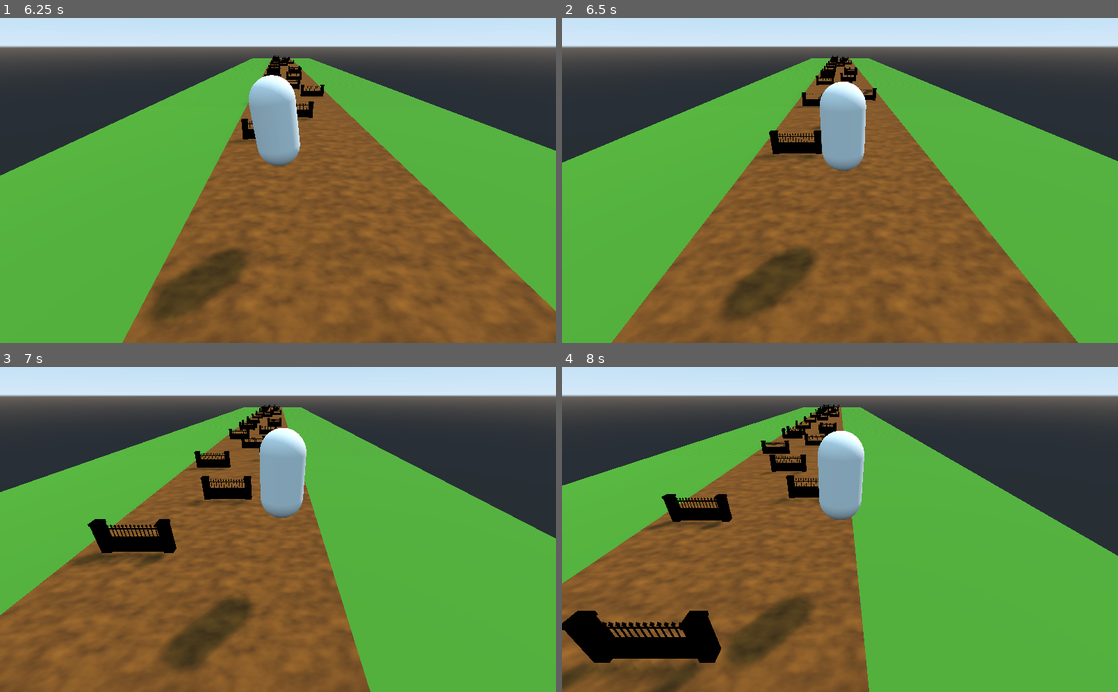
Above: before the commit, frames 1-4 (two rows, left to right).
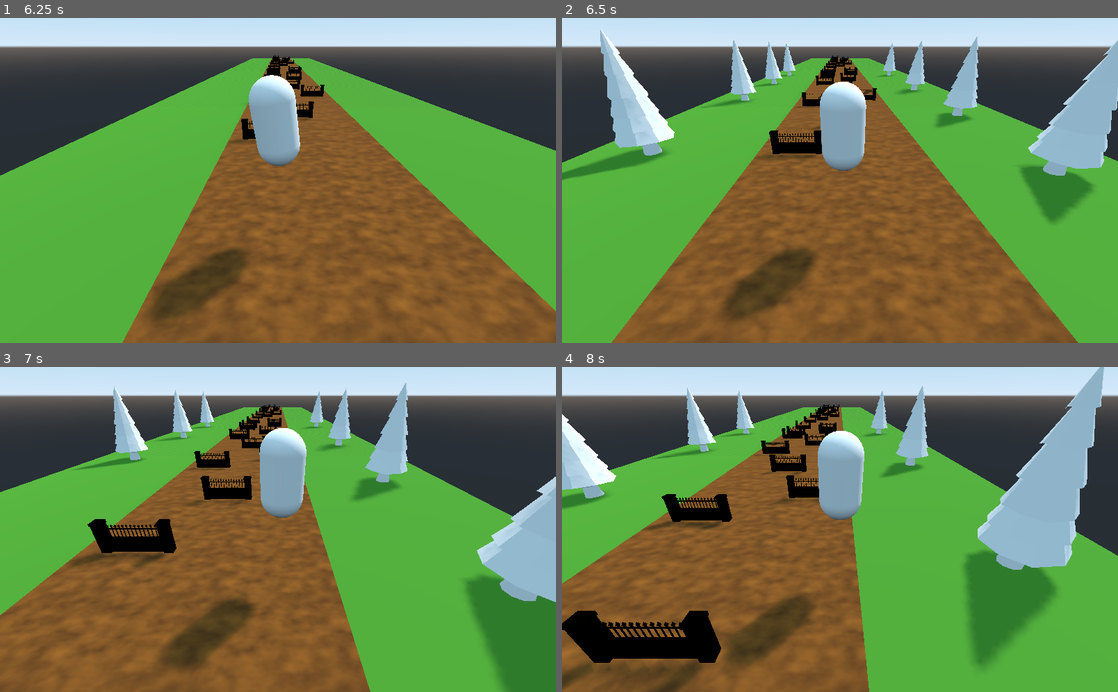
Above: after the commit, the same moments.

Repository: HELMISALMELIN/2022GODOT_RUNNER
Game: Godot game, scene res://Main.tscn
Same seed, same stepped clock (60 frames per second), same inputs: the game is played once before the commit and once after it.
Inputs:
- Up to frame 1 (6.25 s): hold D (move_right) 0.53-1.28 s; tap Space (jump) at 0.77, 1.52, 3.02, 3.77, 4.52, 6.02 s; hold A (move_left) 1.28-2.03 s; hold D (move_right) 2.03-3.53 s; hold A (move_left) 3.53-5.78 s; hold D (move_right) from 5.78 s (still down)
- Up to frame 2 (6.5 s): keep holding D (move_right)
- Up to frame 3 (7 s): keep holding D (move_right); tap Space (jump) at 6.77 s
- Up to frame 4 (8 s): keep holding D (move_right); tap Space (jump) at 7.52 s

Frame 1 is identical in both runs. In frame 2, 9.7% of the frame differs, in the area x 0-100%, y 3-64%; in frame 3, 11%; in frame 4, 13%, in the area x 0-98%, y 0-94%.

Commit message:
tien siirto

Diff:
--- a/Main.gd
+++ b/Main.gd
@@ -20,10 +20,21 @@
 	randomize()
 	for i in range(initial_road_count):
 		var road = make_random_road()
-		road.translation.z = -(i+1) * 50
+		road.translation.z = -(i+1) * RoadBase.LENGTH
 		add_child(road)
 
+# warning-ignore:unused_argument
 func _physics_process(delta):
+	if player.translation.z < -RoadBase.LENGTH:
+		player.translation.z += RoadBase.LENGTH
+
+		for child in get_children():
+			var road = child as RoadBase
+			if road:
+				road.translation.z += RoadBase.LENGTH
+				if road.translation.z > RoadBase.LENGTH:
+					road.queue_free()
+
 	camera_pivot.translation = player.translation
 	camera_pivot.translation.y = 0
 
--- a/Main.tscn
+++ b/Main.tscn
@@ -8,9 +8,11 @@
 script = ExtResource( 3 )
 
 [node name="RoadStart" parent="." instance=ExtResource( 1 )]
+script = null
 
 [node name="RoadStart2" parent="." instance=ExtResource( 1 )]
 transform = Transform( 1, 0, 0, 0, 1, 0, 0, 0, 1, 0, 0, 50 )
+script = null
 
 [node name="Player" parent="." instance=ExtResource( 2 )]
 
--- a/Road1.tscn
+++ b/Road1.tscn
@@ -31,3 +31,5 @@
 [node name="lowpolytree" type="MeshInstance" parent="enviroment" index="0"]
 transform = Transform( 1, 0, 0, 0, 1, 0, 0, 0, 1, 9.5029, 2.03477, -39.7504 )
 mesh = ExtResource( 3 )
+material/0 = null
+material/1 = null
--- /dev/null
+++ b/RoadBase.gd
@@ -0,0 +1,3 @@
+class_name RoadBase
+extends Spatial
+const LENGTH: float = 50.0
--- a/Roadstart.tscn
+++ b/Roadstart.tscn
@@ -8,31 +8,47 @@
 [node name="lowpolytree" type="MeshInstance" parent="." index="1"]
 transform = Transform( 1, 0, 0, 0, 1, 0, 0, 0, 1, 8.79747, 2.32737, -5.40235 )
 mesh = ExtResource( 2 )
+material/0 = null
+material/1 = null
 
 [node name="lowpolytree2" type="MeshInstance" parent="." index="2"]
 transform = Transform( 1, 0, 0, 0, 1, 0, 0, 0, 1, 8.79747, 2.32737, -14.6394 )
 mesh = ExtResource( 2 )
+material/0 = null
+material/1 = null
 
 [node name="lowpolytree3" type="MeshInstance" parent="." index="3"]
 transform = Transform( 1, 0, 0, 0, 1, 0, 0, 0, 1, 8.79747, 2.32737, -26.488 )
 mesh = ExtResource( 2 )
+material/0 = null
+material/1 = null
 
 [node name="lowpolytree4" type="MeshInstance" parent="." index="4"]
 transform = Transform( 1, 0, 0, 0, 1, 0, 0, 0, 1, 8.79747, 2.32737, -42.8226 )
 mesh = ExtResource( 2 )
+material/0 = null
+material/1 = null
 
 [node name="lowpolytree5" type="MeshInstance" parent="." index="5"]
 transform = Transform( 1, 0, 0, 0, 1, 0, 0, 0, 1, -9.20253, 2.32737, -42.8226 )
 mesh = ExtResource( 2 )
+material/0 = null
+material/1 = null
 
 [node name="lowpolytree6" type="MeshInstance" parent="." index="6"]
 transform = Transform( 1, 0, 0, 0, 1, 0, 0, 0, 1, -9.20253, 2.32737, -31.5233 )
 mesh = ExtResource( 2 )
+material/0 = null
+material/1 = null
 
 [node name="lowpolytree7" type="MeshInstance" parent="." index="7"]
 transform = Transform( 1, 0, 0, 0, 1, 0, 0, 0, 1, -9.20253, 2.32737, -20.2047 )
 mesh = ExtResource( 2 )
+material/0 = null
+material/1 = null
 
 [node name="lowpolytree8" type="MeshInstance" parent="." index="8"]
 transform = Transform( 1, 0, 0, 0, 1, 0, 0, 0, 1, -9.20253, 2.32737, -7.42024 )
 mesh = ExtResource( 2 )
+material/0 = null
+material/1 = null
--- a/project.godot
+++ b/project.godot
@@ -7,6 +7,16 @@
 ;   param=value ; assign values to parameters
 
 config_version=4
+
+_global_script_classes=[ {
+"base": "Spatial",
+"class": "RoadBase",
+"language": "GDScript",
+"path": "res://RoadBase.gd"
+} ]
+_global_script_class_icons={
+"RoadBase": ""
+}
 
 [application]
 
--- a/roadBase.tscn
+++ b/roadBase.tscn
@@ -1,4 +1,6 @@
-[gd_scene load_steps=9 format=2]
+[gd_scene load_steps=10 format=2]
+
+[ext_resource path="res://RoadBase.gd" type="Script" id=1]
 
 [sub_resource type="SpatialMaterial" id=2]
 albedo_color = Color( 0.294118, 0.588235, 0.160784, 1 )
@@ -31,6 +33,7 @@
 data = PoolVector3Array( -4, 0.6, 25, 4, 0.6, 25, -4, -0.6, 25, 4, 0.6, 25, 4, -0.6, 25, -4, -0.6, 25, 4, 0.6, -25, -4, …(392 unchanged characters)…
 
 [node name="RoadBase" type="Spatial"]
+script = ExtResource( 1 )
 
 [node name="Grass" type="MeshInstance" parent="."]
 transform = Transform( 1, 0, 0, 0, 1, 0, 0, 0, 1, 0, 0, -25 )
